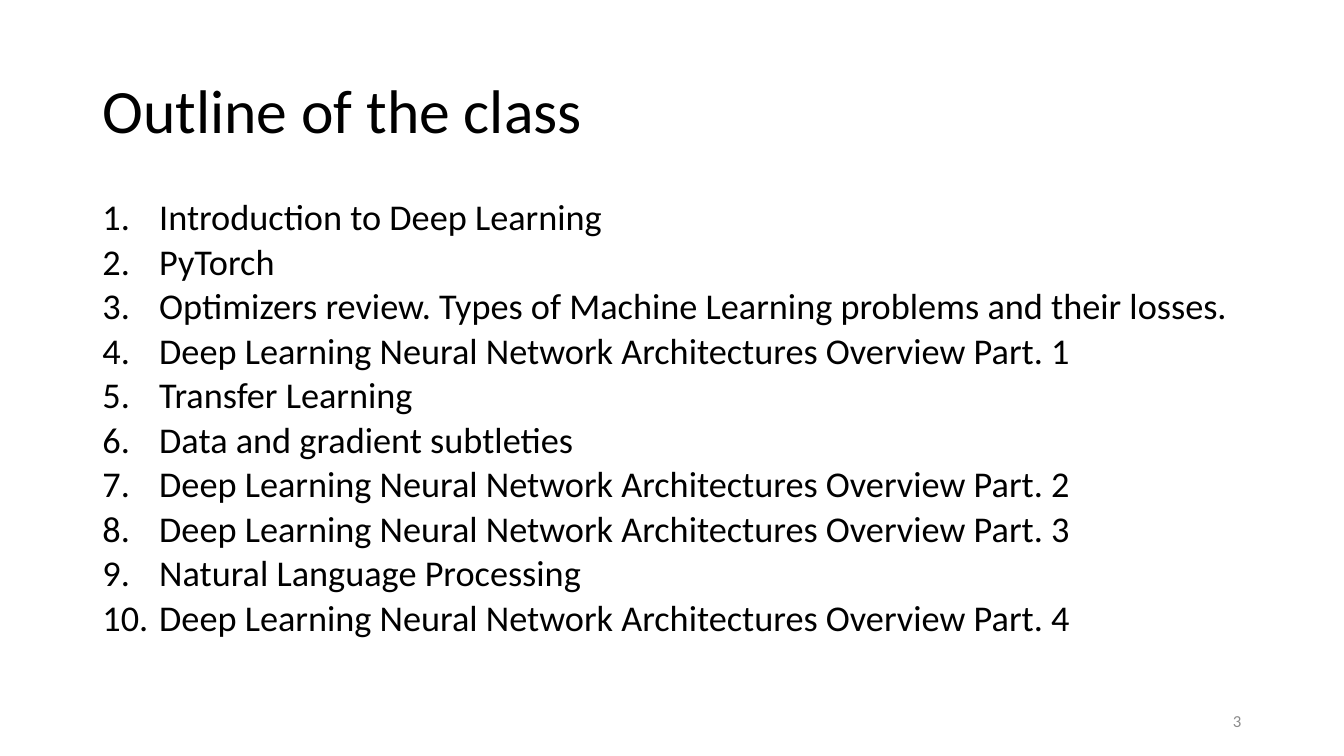
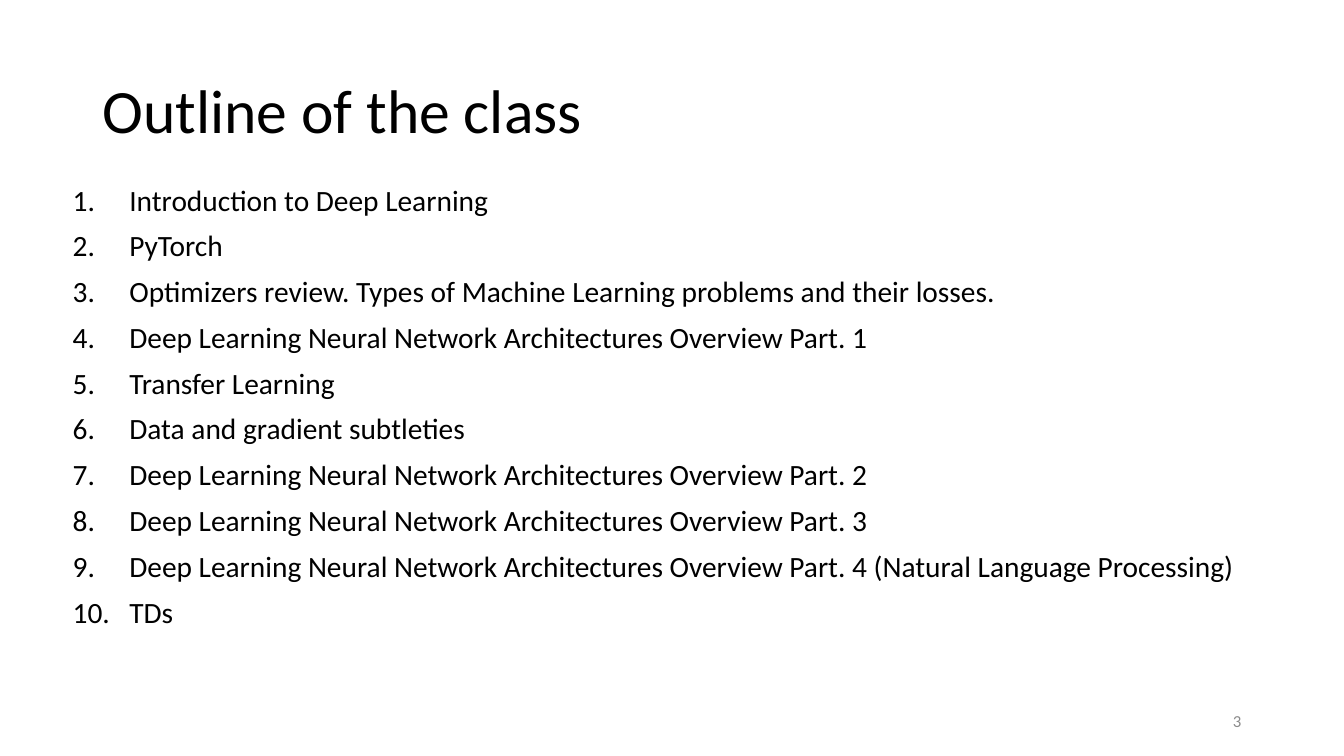
Before and after one commit to MICS-Lab/DeepLearningCourse, a slide deck: slide 3 of Slides_1.pptx. Drawn at 1344x756 pixels with LibreOffice and Linux fonts; fonts in the diff are those of the drawing. Boxes give left, top, right and bottom in pixels: in the first picture for what was removed or moved away, otherwise in the second. Text is boxed around its words. In the diff, an @@ line names an element or a change of style, - is before the commit and + after.

```diff
--- a/Slides_1.pptx
+++ b/Slides_1.pptx
@@ text "Introduction to Deep Learning": place and size @@
-text "Introduction to Deep Learning" at (159,204,1226,638)
+text "Introduction to Deep Learning" at (129,190,1233,624)
@@ text at (129,190,995,536): size 25.9 to 21 pt in "Introduction to Deep Learning", "PyTorch", "Optimizers review. Types of Machine Learning problems ...", "Deep Learning Neural Network Architectures Overview Part. ..." and 4 more places; line spacing 0.7 to 0.9 @@
@@ text at (129,555,1233,624): text changed; size 25.9 to 21 pt @@
-9. Natural Language Processing
-10. Deep Learning Neural Network Architectures Overview Part. 4
+9. Deep Learning Neural Network Architectures Overview Part. 4 (Natural Language Processing)
+10. TDs
```
Also in this commit, not shown: 3 other files.
